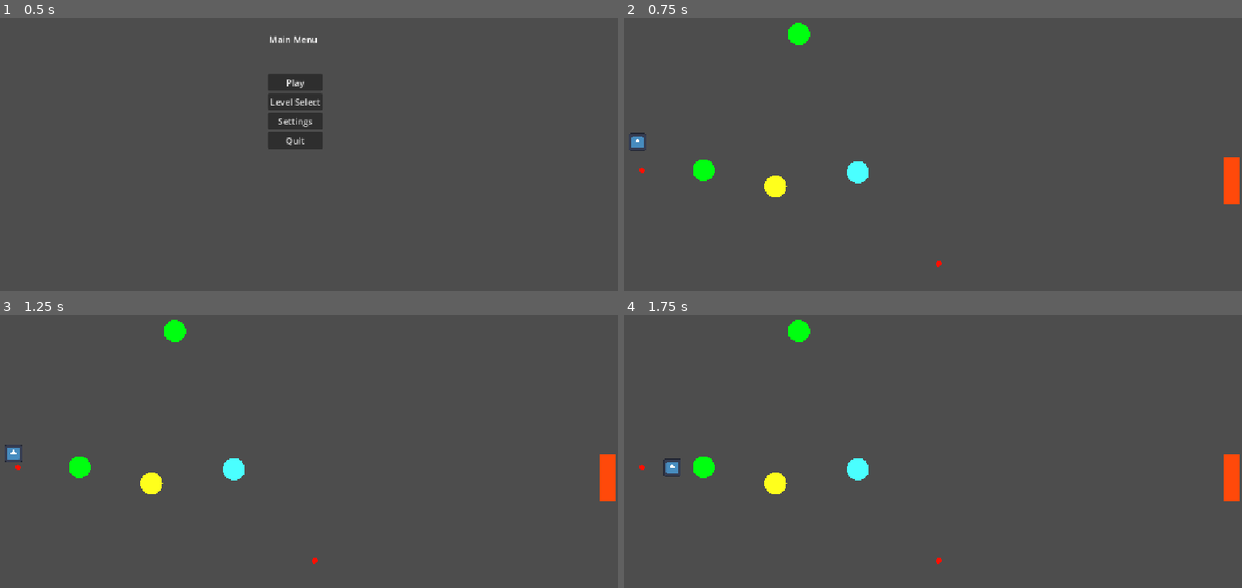
Above: before the commit, frames 1-4 (two rows, left to right).
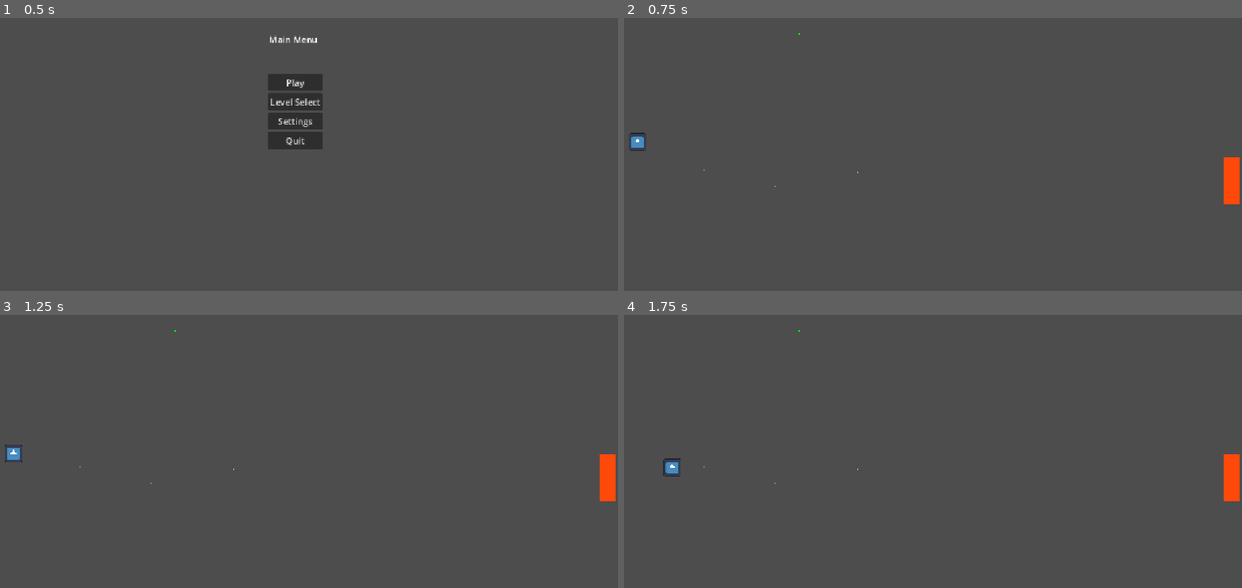
Above: after the commit, the same moments.

Repository: Cayuga007/summer-summit-2026
Game: Godot game, scene res://UI/Main_menu.tscn
The game is run twice, just before and just after one commit, with the same random seed, the same clock (stepped at 60 frames per second) and the same inputs. The engine's default icon, where the game draws it, is replaced by a stand-in: a white triangle on a blue panel in a dark square.
Inputs (mouse positions are in pixels of both pictures, inside the frame that each line leads up to):
- Up to frame 1 (0.5 s): no input
- Up to frame 2 (0.75 s): click "Play" at 0.5 s
- Up to frame 3 (1.25 s): no input
- Up to frame 4 (1.75 s): tap Enter at 1.25 s; move the mouse to (1062, 462) at 1.27 s; hold D (right) from 1.28 s (still down); click (1062, 462) at 1.42 s; tap Space (jump) at 1.52 s

Frame 1 is identical in both runs. In frame 2, 0.9% of the frame differs, in the area x 2-52%, y 1-92%; in frame 3, 0.9%; in frame 4, 0.9%.

Commit message:
mesh sizes reduced to scale 1

Diff:
--- a/platforms/GravityPlatform.tscn
+++ b/platforms/GravityPlatform.tscn
@@ -23,7 +23,6 @@
 
 [node name="MeshInstance2D" type="MeshInstance2D" parent="." unique_id=2135289451]
 modulate = Color(1, 1, 0.10980392, 1)
-scale = Vector2(20, 20)
 mesh = SubResource("SphereMesh_tuo1d")
 
 [connection signal="body_entered" from="Area2D" to="." method="_on_area_2d_body_entered"]
--- a/platforms/IcePlatform.tscn
+++ b/platforms/IcePlatform.tscn
@@ -17,7 +17,6 @@
 shape = SubResource("CircleShape2D_sgw1c")
 
 [node name="MeshInstance2D" type="MeshInstance2D" parent="." unique_id=362814123]
-scale = Vector2(20, 20)
 mesh = SubResource("SphereMesh_0y20v")
 
 [node name="Area2D" type="Area2D" parent="." unique_id=410504733]
--- a/platforms/JumpPlatform.tscn
+++ b/platforms/JumpPlatform.tscn
@@ -24,7 +24,6 @@
 
 [node name="MeshInstance2D" type="MeshInstance2D" parent="." unique_id=2135289451]
 modulate = Color(1, 1, 0.10980392, 1)
-scale = Vector2(20, 20)
 mesh = SubResource("SphereMesh_tuo1d")
 
 [connection signal="body_entered" from="Area2D" to="." method="_on_area_2d_body_entered"]
--- a/platforms/platform.tscn
+++ b/platforms/platform.tscn
@@ -11,5 +11,4 @@
 
 [node name="MeshInstance2D" type="MeshInstance2D" parent="." unique_id=2135289451]
 modulate = Color(1, 0.05882353, 0, 1)
-scale = Vector2(20, 20)
 mesh = SubResource("SphereMesh_slo63")
